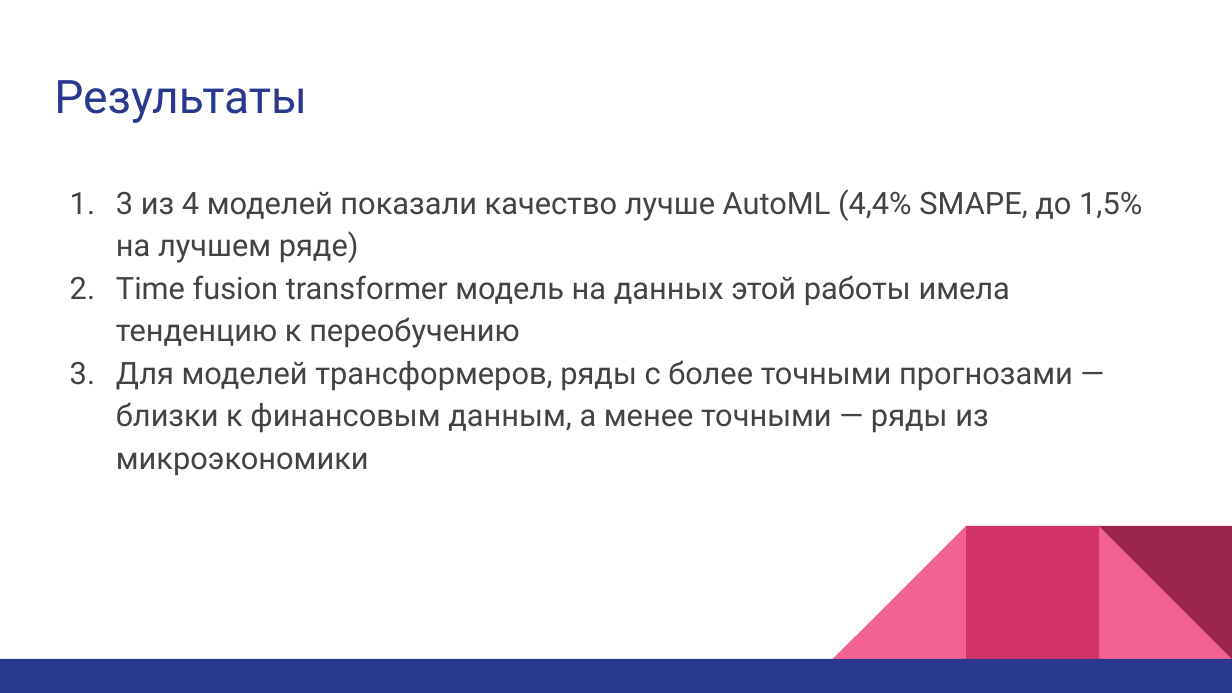
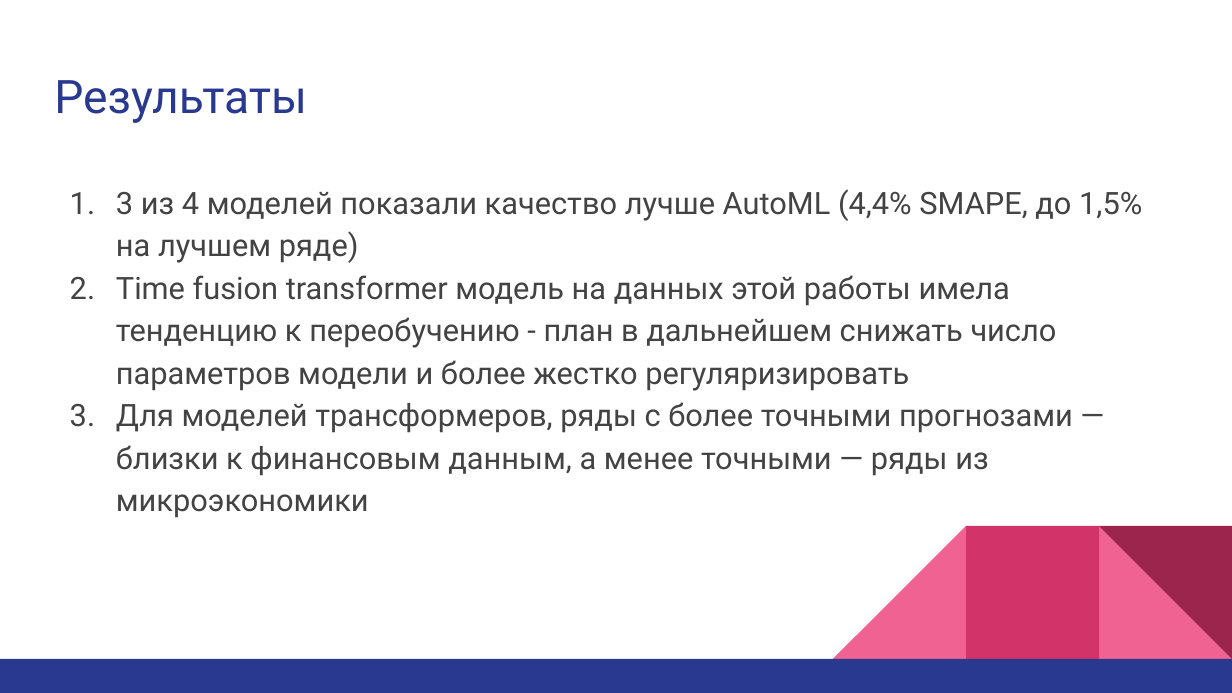
Before and after one commit to ksetdekov/ts_transformers, a slide deck: slide 13 of text/Презентация.pptx (slide 9 before the commit). Drawn at 1232x693 pixels with LibreOffice and Linux fonts; fonts in the diff are those of the drawing. Boxes give left, top, right and bottom in pixels: in the first picture for what was removed or moved away, otherwise in the second. Text is boxed around its words. In the diff, an @@ line names an element or a change of style, - is before the commit and + after.

```diff
--- a/text/Презентация.pptx
+++ b/text/Презентация.pptx
@@ text at <box>116,275,1057,391</box>: text changed @@
-2. Time fusion transformer модель на данных этой работы имела тенденцию к переобучению
+2. Time fusion transformer модель на данных этой работы имела тенденцию к переобучению - план в дальнейшем снижать число параметров модели и более жестко регуляризировать
```
Also in this commit, not shown: 3 other slides changed, 1 slide added, 17 other files.
